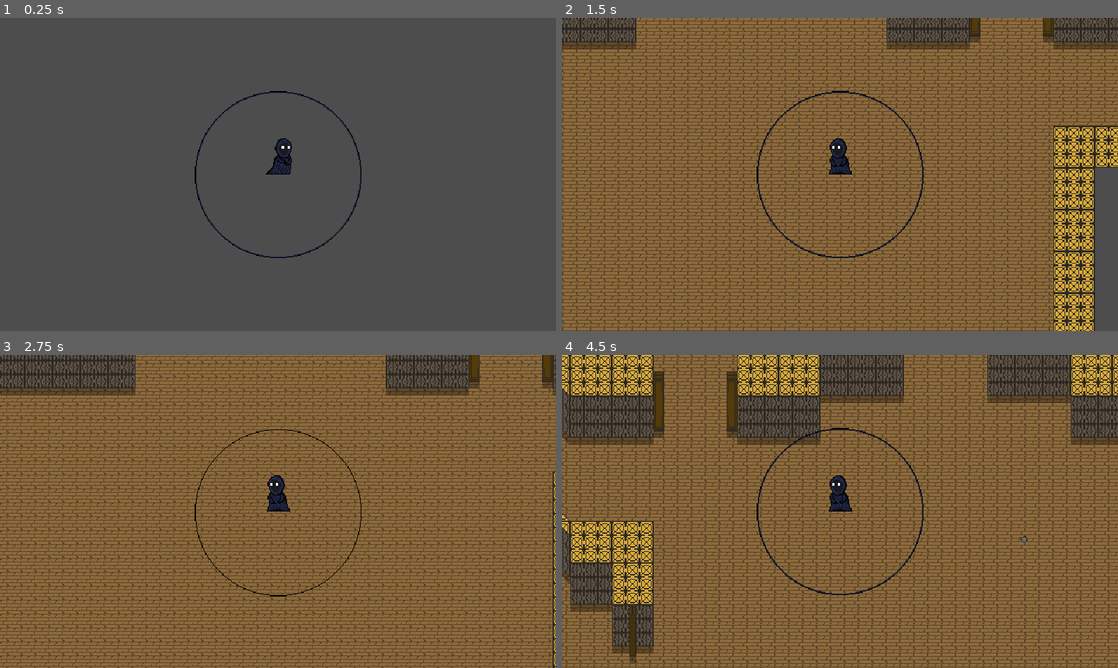
Above: before the commit, frames 1-4 (two rows, left to right).
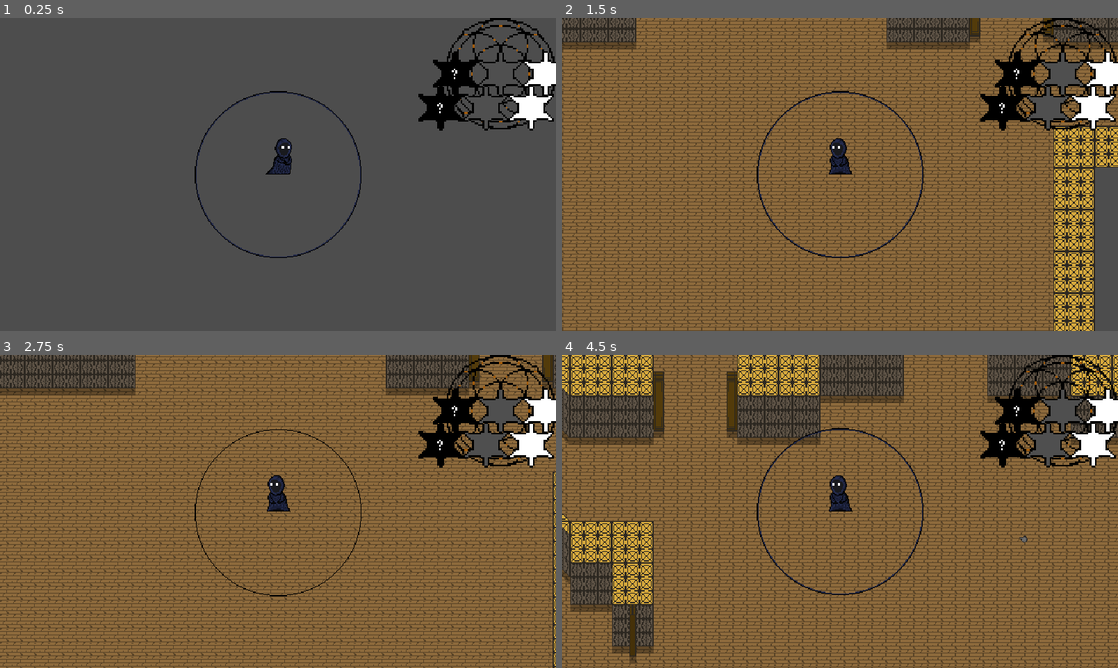
Above: after the commit, the same moments.

Repository: DaniMunteanu/DreamCatcher
Game: Godot game, scene res://floors/Floor.tscn
Two runs of this game, one before a commit and one after it. Both use one fixed random seed, a clock stepped at 60 frames per second and the inputs below. This scene is started directly instead of the project's main scene.
Inputs (mouse positions are in pixels of both pictures, inside the frame that each line leads up to):
- Up to frame 1 (0.25 s): no input
- Up to frame 2 (1.5 s): tap Enter (floor_generate) at 0.5 s; move the mouse to (962, 158) at 0.52 s; hold D (move_right) 0.53-1.28 s; hold Right mouse button (evade) 0.53-1.28 s; click (962, 158) at 0.8 s; move the mouse to (728, 190) at 1.27 s; hold S (move_down) from 1.28 s (still down); click (728, 190) at 1.35 s
- Up to frame 3 (2.75 s): right-click (166, 527) at 1.55 s; move the mouse to (333, 442) at 2.02 s; release S (move_down) at 2.03 s; hold D (move_right) from 2.03 s (still down); hold Right mouse button (evade) from 2.03 s (still down); click (333, 442) at 2.3 s
- Up to frame 4 (4.5 s): move the mouse to (812, 574) at 2.77 s; release D (move_right) at 2.78 s; release Right mouse button (evade) at 2.78 s; hold W (move_up) 2.78-3.53 s; click (812, 574) at 2.85 s; right-click (812, 574) at 3.05 s; move the mouse to (1006, 558) at 3.52 s; press the mouse at (1006, 558) at 3.53 s; hold A (move_left) from 3.53 s (still down); tap Enter (floor_generate) at 3.6 s; move the mouse to (673, 464) at 4.27 s; release the mouse at (673, 464) at 4.28 s; right-click (673, 464) at 4.35 s

The runs differ from the first frame. In frame 1, 3.3% of the frame differs, in the area x 75-100%, y 0-36%; in frame 2, 4.2%; in frame 3, 4.2%; in frame 4, 4.1%.

Commit message:
Created Minimap room sprites

Diff:
--- a/FloorRoomDoor.gd
+++ b/FloorRoomDoor.gd
@@ -16,9 +16,9 @@
 	get_node("AnimationPlayer").play("Close")
 
 func _on_open_door():
-	get_node("EnterZone0").set_collision_mask_value(1,true)
-	get_node("EnterZone1").set_collision_mask_value(1,true)
+	get_node("EnterZone0").set_collision_mask_value(2,true)
+	get_node("EnterZone1").set_collision_mask_value(2,true)
 
 func _on_close_door():
-	get_node("EnterZone0").set_collision_mask_value(1,false)
-	get_node("EnterZone1").set_collision_mask_value(1,false)
+	get_node("EnterZone0").set_collision_mask_value(2,false)
+	get_node("EnterZone1").set_collision_mask_value(2,false)
--- /dev/null
+++ b/Minimap.tscn
@@ -0,0 +1,60 @@
+[gd_scene load_steps=3 format=3 uid="uid://cphxf7xhhkq7q"]
+
+[ext_resource type="Texture2D" uid="uid://detq4qdq0isty" path="res://Sprites/Minimap/FloorLayout.png" id="1_3ysfd"]
+[ext_resource type="Texture2D" uid="uid://cge6qy6ty5t05" path="res://Sprites/Minimap/MinimapRoom0.png" id="2_8tqbo"]
+
+[node name="Control" type="Control"]
+layout_mode = 3
+anchors_preset = 15
+anchor_right = 1.0
+anchor_bottom = 1.0
+grow_horizontal = 2
+grow_vertical = 2
+
+[node name="AspectRatioContainer" type="AspectRatioContainer" parent="."]
+layout_mode = 1
+anchors_preset = -1
+anchor_left = 0.79975
+anchor_right = 1.0
+anchor_bottom = 0.355667
+offset_left = 0.159973
+offset_bottom = -0.0400085
+grow_horizontal = 0
+metadata/_edit_use_anchors_ = true
+
+[node name="TextureRect" type="TextureRect" parent="AspectRatioContainer"]
+layout_mode = 2
+texture = ExtResource("1_3ysfd")
+
+[node name="Room0" type="Control" parent="AspectRatioContainer"]
+layout_mode = 2
+
+[node name="TextureRect" type="TextureRect" parent="AspectRatioContainer/Room0"]
+layout_mode = 1
+anchors_preset = -1
+anchor_left = -0.109219
+anchor_top = 0.296594
+anchor_right = 1.10922
+anchor_bottom = 0.703406
+offset_left = -0.019999
+offset_top = 0.0359955
+offset_right = 0.019989
+offset_bottom = -0.0360031
+texture = ExtResource("2_8tqbo")
+metadata/_edit_use_anchors_ = true
+
+[node name="Room1" type="Control" parent="AspectRatioContainer"]
+layout_mode = 2
+
+[node name="TextureRect2" type="TextureRect" parent="AspectRatioContainer/Room1"]
+layout_mode = 2
+anchor_left = -0.242374
+anchor_top = 0.601312
+anchor_right = 0.977
+anchor_bottom = 1.00744
+offset_left = 0.0240005
+offset_top = 0.0319979
+offset_right = -0.0560455
+offset_bottom = 0.0479851
+texture = ExtResource("2_8tqbo")
+metadata/_edit_use_anchors_ = true
--- a/Player.tscn
+++ b/Player.tscn
@@ -14,6 +14,7 @@
 [ext_resource type="Texture2D" uid="uid://bqmi1bgqeqwsb" path="res://Sprites/DefaultJumpMarker.png" id="11_sn1d5"]
 [ext_resource type="Texture2D" uid="uid://bt54fkci30mf2" path="res://Sprites/PlayerIdleDown.png" id="12_ar24f"]
 [ext_resource type="Texture2D" uid="uid://d06ri1atvph01" path="res://Sprites/PlayerIdleUp.png" id="13_1kgd2"]
+[ext_resource type="PackedScene" uid="uid://cphxf7xhhkq7q" path="res://Minimap.tscn" id="15_7qc35"]
 
 [sub_resource type="Animation" id="Animation_xsgow"]
 resource_name = "PlayerFiringDown"
@@ -1831,7 +1832,7 @@
 "times": PackedFloat32Array(0),
 "transitions": PackedFloat32Array(1),
 "update": 0,
-"values": [Vector2(21, 1)]
+"values": [Vector2(0, 0)]
 }
 
 [sub_resource type="AnimationLibrary" id="AnimationLibrary_3bn1t"]
@@ -1845,6 +1846,7 @@
 
 [node name="PlayerTest" type="CharacterBody2D"]
 z_index = 1
+collision_layer = 3
 platform_floor_layers = 4294967040
 script = ExtResource("1_8iasi")
 
@@ -1868,8 +1870,13 @@
 
 [node name="PlayerCamera" type="Camera2D" parent="."]
 
+[node name="CanvasLayer" type="CanvasLayer" parent="PlayerCamera"]
+
+[node name="Control" parent="PlayerCamera/CanvasLayer" instance=ExtResource("15_7qc35")]
+anchors_preset = -1
+metadata/_edit_use_anchors_ = true
+
 [node name="JumpMarker" type="Sprite2D" parent="."]
-position = Vector2(21, 1)
 texture = ExtResource("11_sn1d5")
 hframes = 2
 
--- a/player.gd
+++ b/player.gd
@@ -47,6 +47,7 @@
 		jumping_target_position = global_position.move_toward(get_global_mouse_position(), jumping_distance)
 		jumping_direction = global_position.direction_to(jumping_target_position).normalized()
 
+		set_collision_layer_value(2,false)
 		current_state = player_states.JUMP
 
 	if Input.is_action_pressed("fire"):
@@ -97,6 +98,7 @@
 		jumping_target_position = global_position.move_toward(get_global_mouse_position(), jumping_distance)
 		jumping_direction = global_position.direction_to(jumping_target_position).normalized()
 
+		set_collision_layer_value(2,false)
 		current_state = player_states.JUMP
 
 	weapon.fire(delta)
@@ -125,6 +127,7 @@
 		on_states_reset()
 
 func on_states_reset():
+	set_collision_layer_value(2,true)
 	current_state = player_states.MOVE
 
 func _physics_process(delta):
Not shown: 1 places in Player.tscn that only renumber resources
Binary file added: Sprites/Minimap/FloorLayout.png
Not shown, added: Sprites/Minimap/FloorLayout.png.import
Binary file added: Sprites/Minimap/MinimapBorder.png
Not shown, added: Sprites/Minimap/MinimapBorder.png.import
Binary file added: Sprites/Minimap/MinimapRoom0.png
Not shown, added: Sprites/Minimap/MinimapRoom0.png.import
Binary file added: Sprites/Minimap/MinimapRoom0_0.png
Not shown, added: Sprites/Minimap/MinimapRoom0_0.png.import
Binary file added: Sprites/Minimap/MinimapRoom0_1.png
Not shown, added: Sprites/Minimap/MinimapRoom0_1.png.import
Binary file added: Sprites/Minimap/MinimapRoom0_2.png
(and 181 more such lines)
